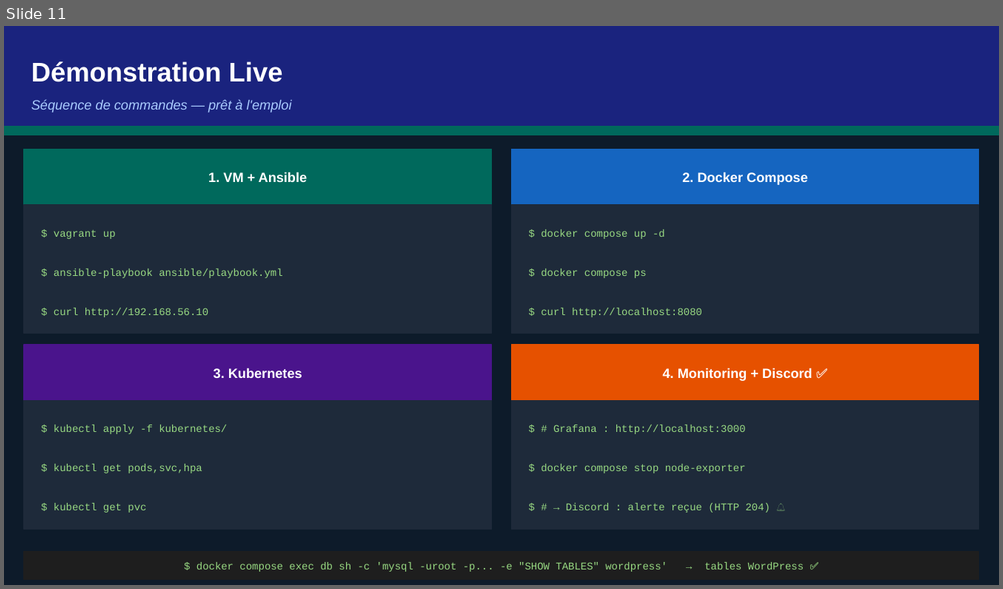
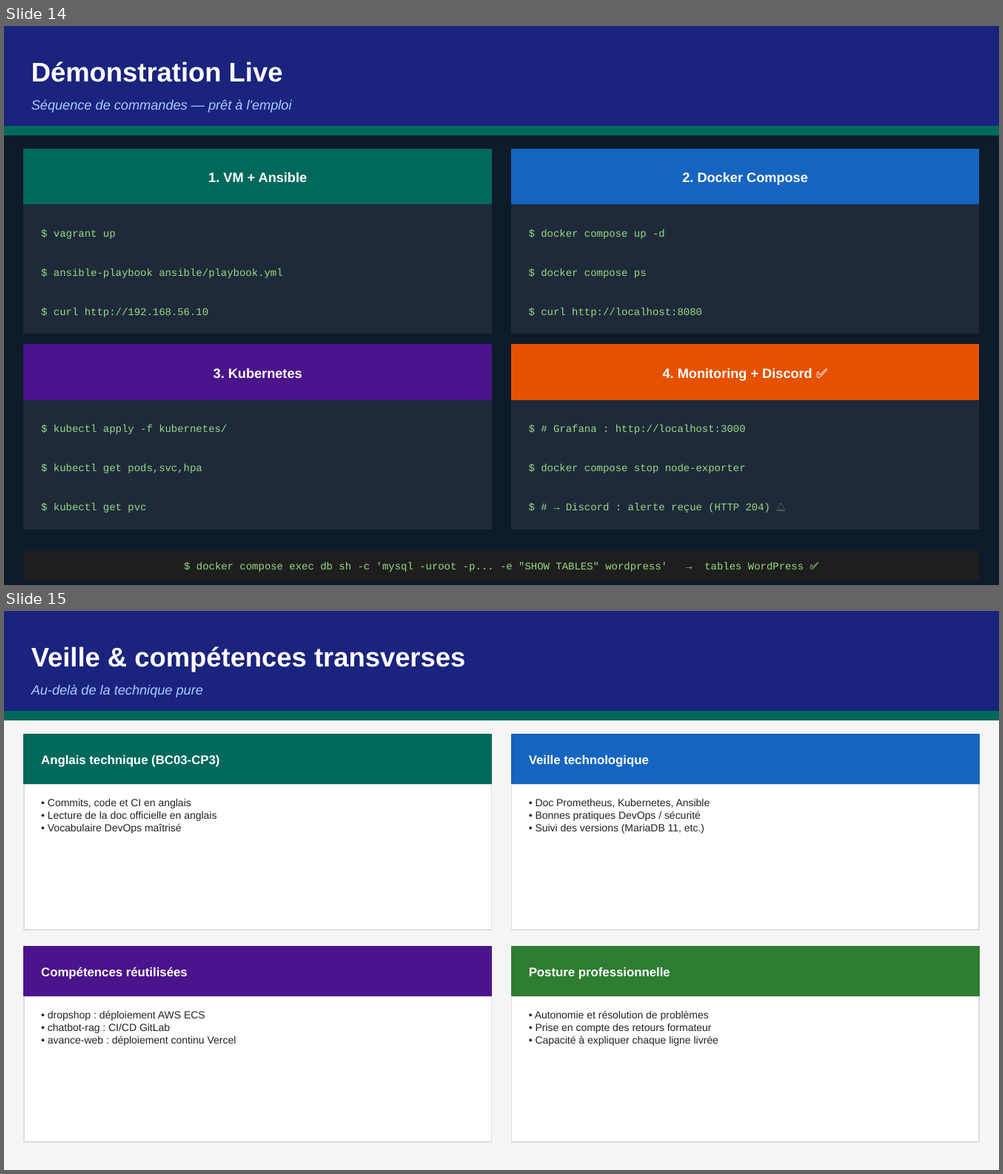
Before and after one commit to pilot-loicrich/iac-infra, a slide deck: documentation/Presentation_iac-infra_ASD.pptx. Shown one above the other, each under a label of ours: slide 11 before the commit, slides 14 and 15 after it. The pictures are 1003x589 and 1003x1174 pixels, drawn with LibreOffice and Linux fonts; fonts in the diff are those of the drawing. Boxes give left, top, right and bottom in pixels: in the first picture for what was removed or moved away, otherwise in the second. Text is boxed around its words. In the diff, an @@ line names an element or a change of style, - is before the commit and + after.

```diff
--- a/documentation/Presentation_iac-infra_ASD.pptx
+++ b/documentation/Presentation_iac-infra_ASD.pptx
@@ slide 15 added at box(4, 611, 999, 1170), background #FFFFFF @@
@@ rectangle added at box(4, 611, 999, 1170), fill #F5F5F5, outline #F5F5F5 1 pt @@
@@ rectangle added at box(4, 611, 999, 712), fill #1A237E, outline #1A237E 1 pt @@
@@ text added at box(31, 647, 465, 672), 26 pt, text #FFFFFF, bold @@
+Veille & compétences transverses
@@ text added at box(31, 684, 203, 698), 13 pt, text #AACCFF, italic @@
+Au-delà de la technique pure
@@ rectangle added at box(4, 712, 999, 720), fill #00695C, outline #00695C 1 pt @@
@@ rectangle added at box(24, 734, 492, 785), fill #00695C, outline #00695C 1 pt @@
@@ rectangle added at box(512, 734, 979, 785), fill #1565C0, outline #1565C0 1 pt @@
@@ text added at box(41, 755, 219, 767), 12 pt, text #FFFFFF, bold @@
+Anglais technique (BC03-CP3)
@@ text added at box(529, 755, 649, 767), 12 pt, text #FFFFFF, bold @@
+Veille technologique
@@ rectangle added at box(24, 785, 492, 931), fill #FFFFFF, outline #DDDDDD 1 pt @@
@@ rectangle added at box(512, 785, 979, 931), fill #FFFFFF, outline #DDDDDD 1 pt @@
@@ text added at box(48, 799, 216, 834), 10 pt, text #222222 @@
+• Commits, code et CI en anglais
+• Lecture de la doc officielle en anglais
+• Vocabulaire DevOps maîtrisé
@@ text added at box(535, 799, 710, 834), 10 pt, text #222222 @@
+• Doc Prometheus, Kubernetes, Ansible
+• Bonnes pratiques DevOps / sécurité
+• Suivi des versions (MariaDB 11, etc.)
@@ rectangle added at box(24, 947, 492, 997), fill #4A148C, outline #4A148C 1 pt @@
@@ rectangle added at box(512, 947, 979, 997), fill #2E7D32, outline #2E7D32 1 pt @@
@@ text added at box(41, 967, 188, 980), 12 pt, text #FFFFFF, bold @@
+Compétences réutilisées
@@ text added at box(529, 968, 670, 980), 12 pt, text #FFFFFF, bold @@
+Posture professionnelle
@@ rectangle added at box(24, 997, 492, 1142), fill #FFFFFF, outline #DDDDDD 1 pt @@
@@ rectangle added at box(512, 997, 979, 1142), fill #FFFFFF, outline #DDDDDD 1 pt @@
@@ text added at box(48, 1011, 236, 1046), 10 pt, text #222222 @@
+• dropshop : déploiement AWS ECS
+• chatbot-rag : CI/CD GitLab
+• avance-web : déploiement continu Vercel
@@ text added at box(535, 1011, 718, 1046), 10 pt, text #222222 @@
+• Autonomie et résolution de problèmes
+• Prise en compte des retours formateur
+• Capacité à expliquer chaque ligne livrée
@@ what was slide 11 is now slide 14 @@
```
Also in this commit, not shown: 3 other slides added.
